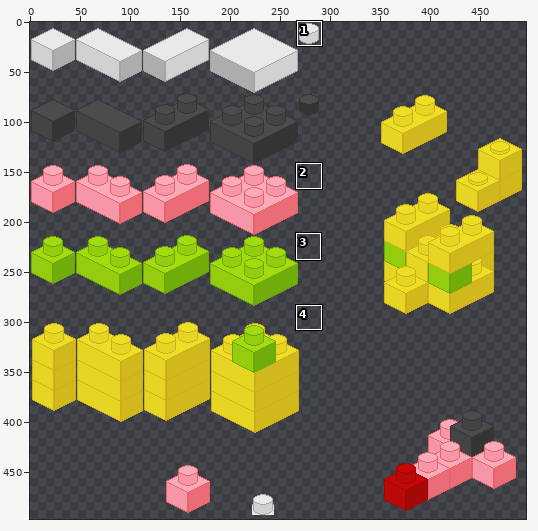
A sprite sheet gets an edit: tileset.png. Above, an overview of the earlier version with the close-up marked.
Close-up. Before:
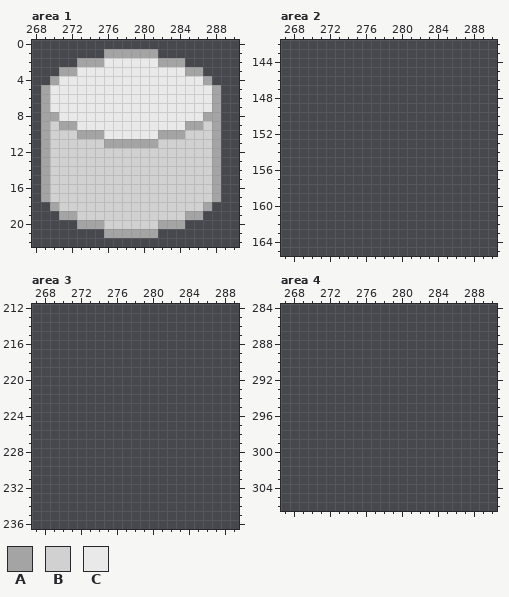
The file is 512x512 pixels. Colours within 5 levels of each other are drawn and written as one. Shown: area 1: x 268..290, y 0..22; area 2: x 267..290, y 142..165; area 3: x 267..289, y 212..236; area 4: x 267..290, y 284..306. The wide view leaves out empty margins. The commit also changed other parts of the picture, which this record leaves out.
Palette (. is transparent): A #a4a4a4  B #d1d1d1  C #e9e9e9
Pixels before, area 1, first column x 269:
 1 .......AAAAAA.......
 2 ....AAACCCCCCAAA....
 3 ..AACCCCCCCCCCCCAA..
 4 .ACCCCCCCCCCCCCCCCA.
 5 ACCCCCCCCCCCCCCCCCCA
 6 ACCCCCCCCCCCCCCCCCCA
 7 ACCCCCCCCCCCCCCCCCCA
 8 AACCCCCCCCCCCCCCCCAA
 9 ABAACCCCCCCCCCCCAABA
10 ABBBAAACCCCCCAAABBBA
11 ABBBBBBAAAAAABBBBBBA
12 ABBBBBBBBBBBBBBBBBBA
13 ABBBBBBBBBBBBBBBBBBA
14 ABBBBBBBBBBBBBBBBBBA
15 ABBBBBBBBBBBBBBBBBBA
16 ABBBBBBBBBBBBBBBBBBA
17 ABBBBBBBBBBBBBBBBBBA
18 .ABBBBBBBBBBBBBBBBA.
19 ..AABBBBBBBBBBBBAA..
20 ....AAABBBBBBAAA....
21 .......AAAAAA.......
New version:
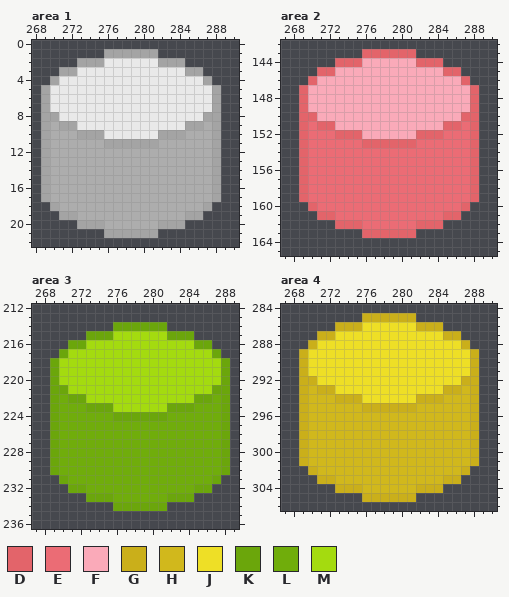
Colours new in this view: D #e3646a  E #eb6c75  F #faaab9  G #caaf1a  H #d1b81c  J #eedf26  K #6ba60b  L #70ad0b  M #a4db0f
Edits made:
colour B: #d1d1d1 -> #adadad
Changed rows in their new state; - is a pixel that keeps its letter.
Area 2:
first column x 269:
143 -------DDDDDD-------
144 ----DDDFFFFFFDDD----
145 --DDFFFFFFFFFFFFDD--
146 -DFFFFFFFFFFFFFFFFD-
147 DFFFFFFFFFFFFFFFFFFD
148 DFFFFFFFFFFFFFFFFFFD
149 DFFFFFFFFFFFFFFFFFFD
150 DDFFFFFFFFFFFFFFFFDD
151 DEDDFFFFFFFFFFFFDDED
152 DEEEDDDFFFFFFDDDEEED
153 DEEEEEEDDDDDDEEEEEED
154 DEEEEEEEEEEEEEEEEEED
155 DEEEEEEEEEEEEEEEEEED
156 DEEEEEEEEEEEEEEEEEED
157 DEEEEEEEEEEEEEEEEEED
158 DEEEEEEEEEEEEEEEEEED
159 DEEEEEEEEEEEEEEEEEED
160 -DEEEEEEEEEEEEEEEED-
161 --DDEEEEEEEEEEEEDD--
162 ----DDDEEEEEEDDD----
163 -------DDDDDD-------
Area 3:
first column x 269:
214 -------KKKKKK-------
215 ----KKKMMMMMMKKK----
216 --KKMMMMMMMMMMMMKK--
217 -KMMMMMMMMMMMMMMMMK-
218 KMMMMMMMMMMMMMMMMMMK
219 KMMMMMMMMMMMMMMMMMMK
220 KMMMMMMMMMMMMMMMMMMK
221 KKMMMMMMMMMMMMMMMMKK
222 KLKKMMMMMMMMMMMMKKLK
223 KLLLKKKMMMMMMKKKLLLK
224 KLLLLLLKKKKKKLLLLLLK
225 KLLLLLLLLLLLLLLLLLLK
226 KLLLLLLLLLLLLLLLLLLK
227 KLLLLLLLLLLLLLLLLLLK
228 KLLLLLLLLLLLLLLLLLLK
229 KLLLLLLLLLLLLLLLLLLK
230 KLLLLLLLLLLLLLLLLLLK
231 -KLLLLLLLLLLLLLLLLK-
232 --KKLLLLLLLLLLLLKK--
233 ----KKKLLLLLLKKK----
234 -------KKKKKK-------
Area 4:
first column x 269:
285 -------GGGGGG-------
286 ----GGGJJJJJJGGG----
287 --GGJJJJJJJJJJJJGG--
288 -GJJJJJJJJJJJJJJJJG-
289 GJJJJJJJJJJJJJJJJJJG
290 GJJJJJJJJJJJJJJJJJJG
291 GJJJJJJJJJJJJJJJJJJG
292 GGJJJJJJJJJJJJJJJJGG
293 GHGGJJJJJJJJJJJJGGHG
294 GHHHGGGJJJJJJGGGHHHG
295 GHHHHHHGGGGGGHHHHHHG
296 GHHHHHHHHHHHHHHHHHHG
297 GHHHHHHHHHHHHHHHHHHG
298 GHHHHHHHHHHHHHHHHHHG
299 GHHHHHHHHHHHHHHHHHHG
300 GHHHHHHHHHHHHHHHHHHG
301 GHHHHHHHHHHHHHHHHHHG
302 -GHHHHHHHHHHHHHHHHG-
303 --GGHHHHHHHHHHHHGG--
304 ----GGGHHHHHHGGG----
305 -------GGGGGG-------
Changed places in both close-ups, as pixel boxes (x1, y1, x2, y2):
changed: (50, 121, 212, 229)
added: (299, 49, 479, 238)
added: (50, 322, 230, 511)
added: (299, 313, 479, 502)
